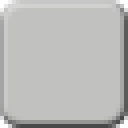
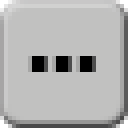
Layered file, before and after one edit (w=128, h=128). Changes by layer:
added layer "..." above "Layer 8" over [28, 56, 96, 72]
